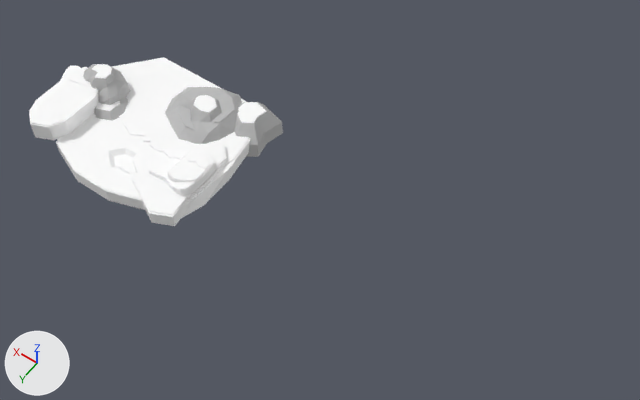
The FBX model Assets/BackGround/Mat_1stageRework/Ground/Sector02.fbx: old version first, new version second.
One viewpoint serves both versions: a 50 mm lens placed at (-467.0, 196.0, 350.0), pointed at (-310.0, -24.0, 3.0). Arrows for +X, +Y and +Z are at lower left; the lights stay in place. Where no turn or scale is listed for an object, it has been applied to the vertices.
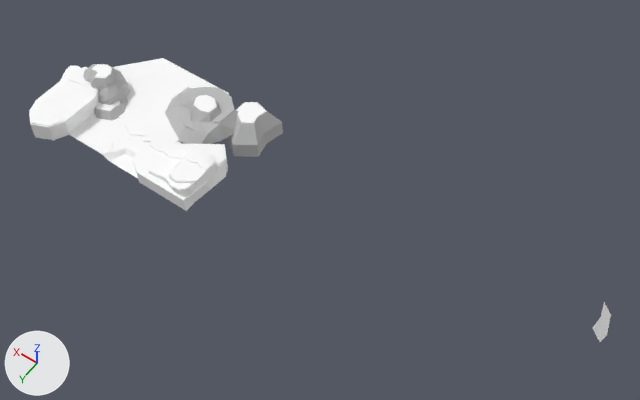
Changed parts and their boxes (x1, y1, x2, y2) in the pictures (640 x 400 px):
'Plane_010.001', reshaped (17% narrower, 31% shorter): before (57, 58, 249, 200); after (69, 58, 229, 155)
'Plane_009.001', reshaped: before (56, 57, 251, 218); after (83, 117, 182, 178)
'Plane_025.002', reshaped: before (165, 87, 242, 144); after (165, 87, 239, 144)
'Plane_020.003', reshaped (18% shorter): before (133, 139, 225, 215); after (134, 139, 225, 201)
'Plane_020.002', reshaped (17% shorter): before (132, 139, 227, 226); after (132, 139, 228, 211)
'Plane_033.001', reshaped: before (235, 102, 283, 157); after (225, 102, 283, 157)
'Plane_022.002', moved: before (168, 151, 210, 181); after (170, 152, 211, 182)
'Plane_025.004', added: after (592, 302, 611, 342)
part 1 of me_scene_043, cut back: before (132, 143, 227, 226); after (136, 143, 227, 211)
part 2 of me_scene_049, deleted: before (241, 102, 281, 121)
part 3 of me_scene_046, cut back: before (172, 87, 242, 144); after (172, 89, 222, 144)
part 5 of me_scene_053, cut back: before (133, 170, 186, 215); after (137, 170, 186, 201)

Diff of the bpy script that builds the scene:
```diff
--- a/Assets/BackGround/Mat_1stageRework/Ground/Sector02.fbx.py
+++ b/Assets/BackGround/Mat_1stageRework/Ground/Sector02.fbx.py
@@ me_scene_002 @@
-me_scene_002.from_pydata(...)  # 66 vertices, 81 faces; spans x -50.0..55.7, y -57.8..31.1, z -0.5..0.0
+me_scene_002.from_pydata(...)  # 42 vertices, 31 faces; spans x -18.0..49.2, y -57.8..15.0, z -0.5..0.0
+# me_scene_002 part 6
+# 46 vertices are removed from x -50.0..55.7, y -36.5..31.1, z -0.5..0.0
+# 68 faces are deleted
+# 2 vertices move from x -38.5, y -57.8, z -0.5..0.0 to x -18.0, y -57.8, z -0.5..0.0
+# 11 vertices are added at x -18.0..32.9, y -5.2..15.0, z -0.5
+# 11 new vertices lie (0.0, 0.0, 0.5) away from vertices in x -18.0..32.9, y -5.2..15.0, z -0.5
+# 18 new faces join them
 me_scene_002.materials.append(mat_mat_cardboardground_001)
@@ me_scene_043 @@
-me_scene_043.from_pydata(...)  # 25 vertices, 32 faces; spans x -35.5..7.1, y -29.8..26.6, z -7.6..0.0
+me_scene_043.from_pydata(...)  # 18 vertices, 14 faces; spans x -35.5..7.1, y -29.8..11.1, z -7.6..0.0
+# me_scene_043 part 1
+# 10 vertices are removed from x -35.2..-1.7, y -16.1..26.6, z -7.6..0.0
+# 27 faces are deleted
+# 1 vertex moves from x -33.6, y 10.1, z -7.6 to x -33.6, y 11.1, z -7.6
+# 3 vertices are added at (-33.1, 11.1, 0.0), (-1.7, 11.1, 0.0), (-1.7, 11.1, -7.6)
+# 9 new faces join them
 me_scene_043.materials.append(mat_mat_cardboard1_001)
@@ me_scene_049 @@
-me_scene_049.from_pydata(...)  # 21 vertices, 33 faces; spans x -14.7..14.2, y -19.7..14.4, z -16.4..0.3
+me_scene_049.from_pydata(...)  # 17 vertices, 21 faces; spans x -14.7..14.2, y -14.6..14.4, z -16.4..0.3
+# me_scene_049 part 2
+# 4 vertices are removed from x 2.2..13.5, y -19.7..-11.3, z -16.3..-8.1
+# 12 faces are deleted
 me_scene_049.materials.append(mat_lit_001)
@@ me_scene_053 @@
-me_scene_053.from_pydata(...)  # 36 vertices, 40 faces; spans x -17.1..23.6, y -26.9..27.5, z 0.1..0.6
+me_scene_053.from_pydata(...)  # 29 vertices, 21 faces; spans x -15.5..23.6, y -26.9..13.0, z 0.1..0.6
+# me_scene_053 part 5
+# 11 vertices are removed from x -17.1..15.1, y -13.6..27.5, z 0.1..0.6
+# 25 faces are deleted
+# 4 vertices are added at (-15.5, 13.0, 0.6), (15.1, 13.0, 0.6), (-15.5, 13.0, 0.1), (15.1, 13.0, 0.1)
+# 6 new faces join them
 me_scene_053.materials.append(mat_mat_cardboard1_001)
@@ me_scene_011 @@
-me_scene_011.from_pydata(...)  # 39 vertices, 60 faces; spans x -52.5..56.6, y -58.8..31.6, z -7.6..0.0
+me_scene_011.from_pydata(...)  # 12 vertices, 9 faces; spans x -22.0..37.7, y -15.0..15.0, z -2.1..0.0
+# me_scene_011 part 4
+# 35 vertices are removed from x -52.5..56.6, y -58.8..31.6, z -7.6..0.0
+# 58 faces are deleted
+# 8 vertices are added at x -22.0..37.7, y -15.0..15.0, z -2.1..0.0
+# 7 new faces join them
 me_scene_011.materials.append(mat_mat_cardboard1_001)
@@ me_scene_046 @@
-me_scene_046.from_pydata(...)  # 43 vertices, 71 faces; spans x -21.7..23.3, y -25.3..20.2, z -11.1..0.0
+me_scene_046.from_pydata(...)  # 34 vertices, 41 faces; spans x -21.7..23.3, y -16.3..20.2, z -11.1..0.0
+# me_scene_046 part 3
+# 9 vertices are removed from x -8.1..12.6, y -25.3..-7.7, z -11.1..-3.9
+# 37 faces are deleted
+# 7 new faces join them
 me_scene_046.materials.append(mat_lit_001)
@@ me_scene_015 @@
+me_scene_015.from_pydata([(2.5, 2.6, 0.0), (1.8, -4.8, 0.0), (-4.4, 2.2, 0.0), (-1.5, -8.5, 0.0), (4.0, -13.2, 0.0), (-3.3, 7.4, 0.0), (2.5, 2.6, -0.5), (1.8, -4.8, -0.5), (-4.4, 2.2, -0.5), (-1.5, -8.5, -0.5), (4.0, -13.2, -0.5), (-3.3, 7.4, -0.5)], [], [(4, 1, 3), (1, 2, 3), (1, 0, 2), (0, 5, 2), (10, 9, 7), (7, 9, 8), (7, 8, 6), (6, 8, 11), (3, 2, 8, 9), (4, 3, 9, 10), (1, 4, 10, 7), (0, 1, 7, 6), (2, 5, 11, 8), (5, 0, 6, 11)])
+me_scene_015.materials.append(mat_lit_001)  # grey #bcbcbc
@@ ob_plane_022_002 @@
 ob_plane_022_002 = bpy.data.objects.new('Plane_022.002', me_scene_056)
-ob_plane_022_002.location = (-249.5, -5.4, 9.0)
+ob_plane_022_002.location = (-250.3, -5.4, 9.0)
@@ ob_plane_025_004 @@
+ob_plane_025_004 = bpy.data.objects.new('Plane_025.004', me_scene_015)
+ob_plane_025_004.location = (-452.9, -40.9, 0.1)
```
